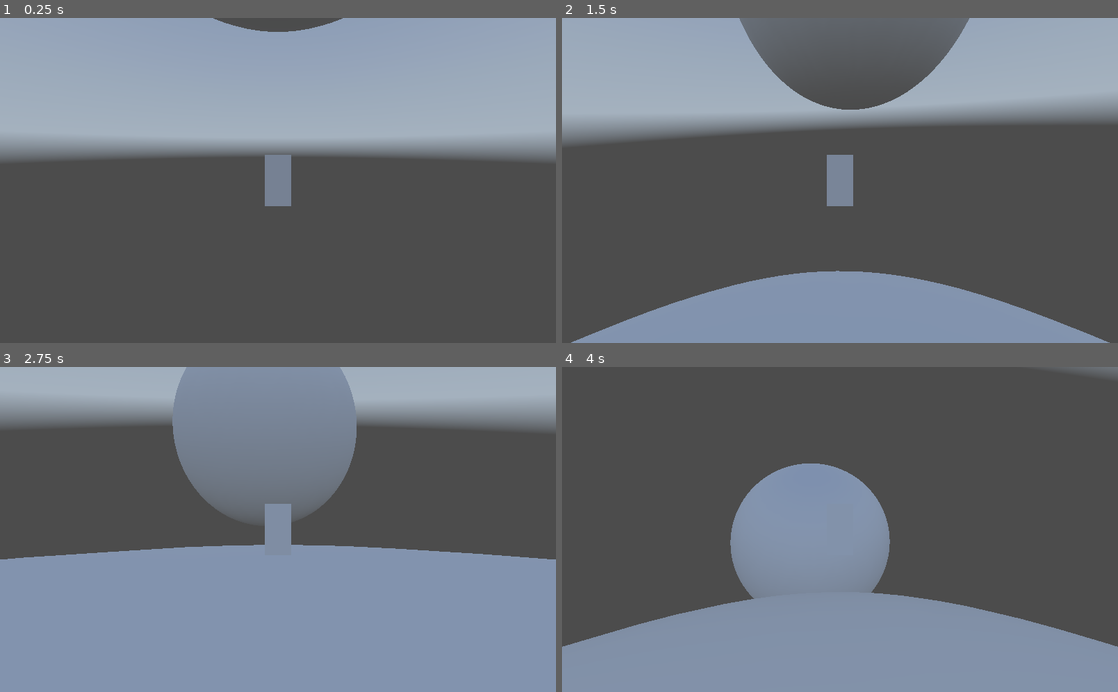
Above: before the commit, frames 1-4 (two rows, left to right).
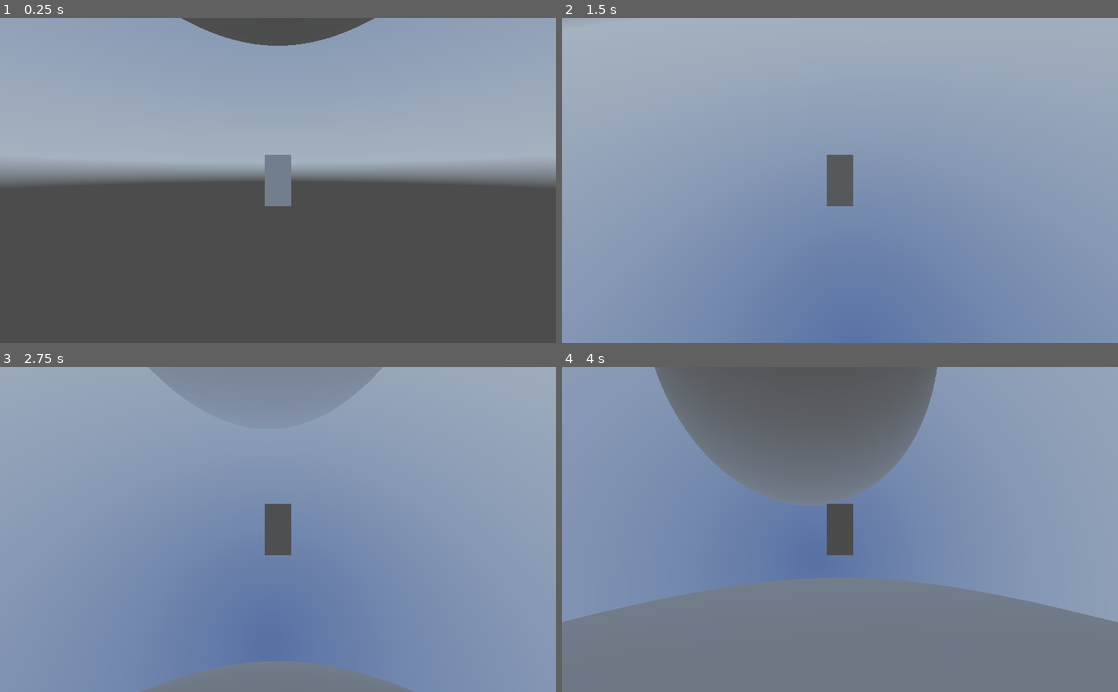
Above: after the commit, the same moments.

Repository: Alkamist/SpaceGameGodot
Game: Godot game, scene res://TestScene.tscn
Two runs of this game, one before a commit and one after it. Both use one fixed random seed, a clock stepped at 60 frames per second and the inputs below. A sky picture missing from this copy of the repository is replaced by a grey-blue gradient.
Inputs (mouse positions are in pixels of both pictures, inside the frame that each line leads up to):
- Up to frame 1 (0.25 s): no input
- Up to frame 2 (1.5 s): move the mouse to (867, 180) at 0.52 s; hold W (move_forward) from 0.53 s (still down); tap Space (jump) at 0.77 s; move the mouse to (812, 180) at 1.27 s
- Up to frame 3 (2.75 s): keep holding W (move_forward); tap Space (jump) at 1.52 s; move the mouse to (289, 523) at 2.02 s
- Up to frame 4 (4 s): keep holding W (move_forward); move the mouse to (834, 536) at 2.77 s; tap Space (jump) at 3.02, 3.77 s; move the mouse to (878, 532) at 3.52 s

The runs differ from the first frame. In frame 1, 13% of the frame differs, in the area x 0-100%, y 0-52%; in frame 2, 70%; in frame 3, 55%; in frame 4, 92%, in the area x 0-100%, y 0-100%.

Commit message:
Properly exchange velocity when leaving and entering gravity sources.

Diff:
--- a/CharacterController.gd
+++ b/CharacterController.gd
@@ -23,6 +23,7 @@
 var is_on_ground := false
 var is_in_atmosphere := false
 var closest_gravity_source: GravitySource
+var bound_gravity_source_last_frame: GravitySource
 var bound_gravity_source: GravitySource
 var gravity_normal: Vector3
 var up_normal: Vector3
@@ -49,13 +50,18 @@
     return velocity_in_movement_plane.move_toward(target_in_movement_plane, modifier) - velocity_in_movement_plane
 
 
-func initiate_orientation_to_new_gravity_source() -> void:
+func on_bound_gravity_source_change() -> void:
     gravity_rotation_weight = 0.0
     gravity_tween.interpolate_property(self, "gravity_rotation_weight",
         0.0, 1.0, 2.0,
         Tween.TRANS_QUAD, Tween.EASE_IN)
     gravity_tween.start()
 
+    if bound_gravity_source_last_frame:
+        velocity += bound_gravity_source_last_frame.velocity - bound_gravity_source.velocity
+    else:
+        velocity += -bound_gravity_source.velocity
+
 
 func vector_to_gravity_source(source: GravitySource) -> Vector3:
     var position: Vector3 = get_global_transform().origin
@@ -64,6 +70,8 @@
 
 
 func update_gravity_source() -> void:
+    bound_gravity_source_last_frame = bound_gravity_source
+
     for source in gravity_list.sources:
         if closest_gravity_source == null:
             closest_gravity_source = source
@@ -72,7 +80,6 @@
             var source_distance: float = vector_to_gravity_source(source).length()
             if source_distance < closest_distance:
                 closest_gravity_source = source
-                initiate_orientation_to_new_gravity_source()
 
     var gravity_influence_distance: float = closest_gravity_source.source_radius \
                                           + closest_gravity_source.full_gravity_distance \
@@ -82,6 +89,10 @@
         bound_gravity_source = closest_gravity_source
     else:
         bound_gravity_source = null
+
+    if bound_gravity_source != null \
+    and bound_gravity_source != bound_gravity_source_last_frame:
+        on_bound_gravity_source_change()
 
 
 func handle_gravity_rotation() -> void:
